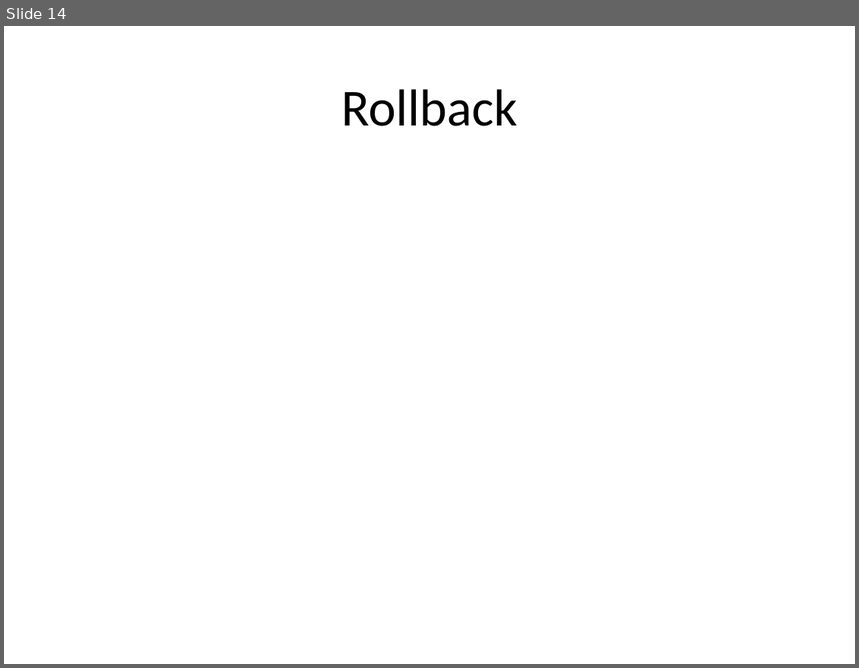
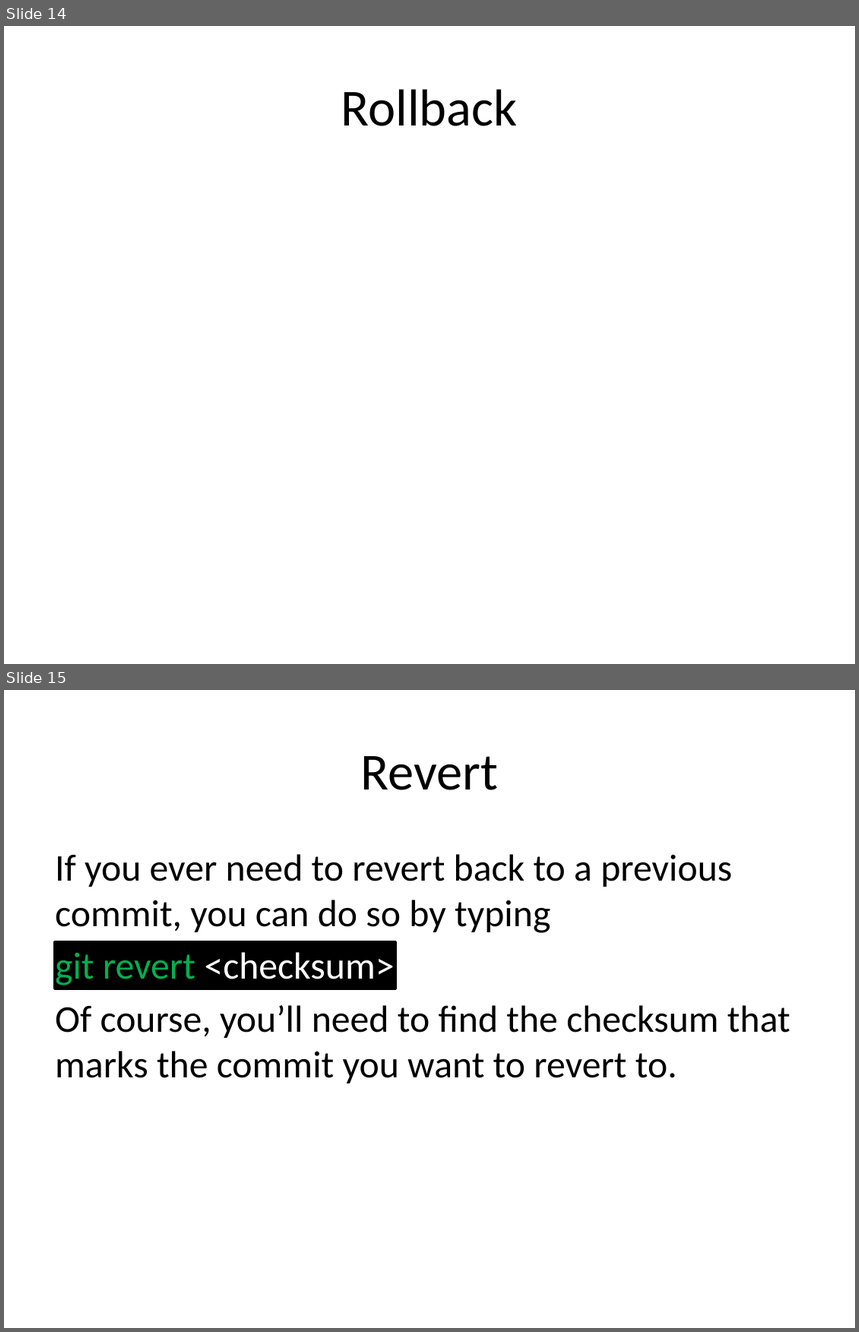
Before and after one commit to JaceTan/programming-notes, a slide deck: Github Commands.pptx. Shown one above the other, each under a label of ours: slide 14 before the commit, slides 14 and 15 after it. The pictures are 859x668 and 859x1332 pixels, drawn with LibreOffice and Linux fonts; fonts in the diff are those of the drawing. Boxes give left, top, right and bottom in pixels: in the first picture for what was removed or moved away, otherwise in the second. Text is boxed around its words. In the diff, an @@ line names an element or a change of style, - is before the commit and + after.

```diff
--- a/Github Commands.pptx
+++ b/Github Commands.pptx
@@ slide 15 added at [4, 690, 855, 1328], background #FFFFFF @@
@@ title added at [361, 756, 499, 790], 44 pt, text #000000 @@
+Revert
@@ text added at [55, 854, 791, 1084], 32 pt, text #000000 @@
+If you ever need to revert back to a previous commit, you can do so by typing
+git revert <checksum>
+Of course, you’ll need to find the checksum that marks the commit you want to revert to.
@@ rectangle added at [54, 942, 396, 989], fill #000000, outline #000000 2 pt @@
```
Also in this commit, not shown: 1 slide removed.
